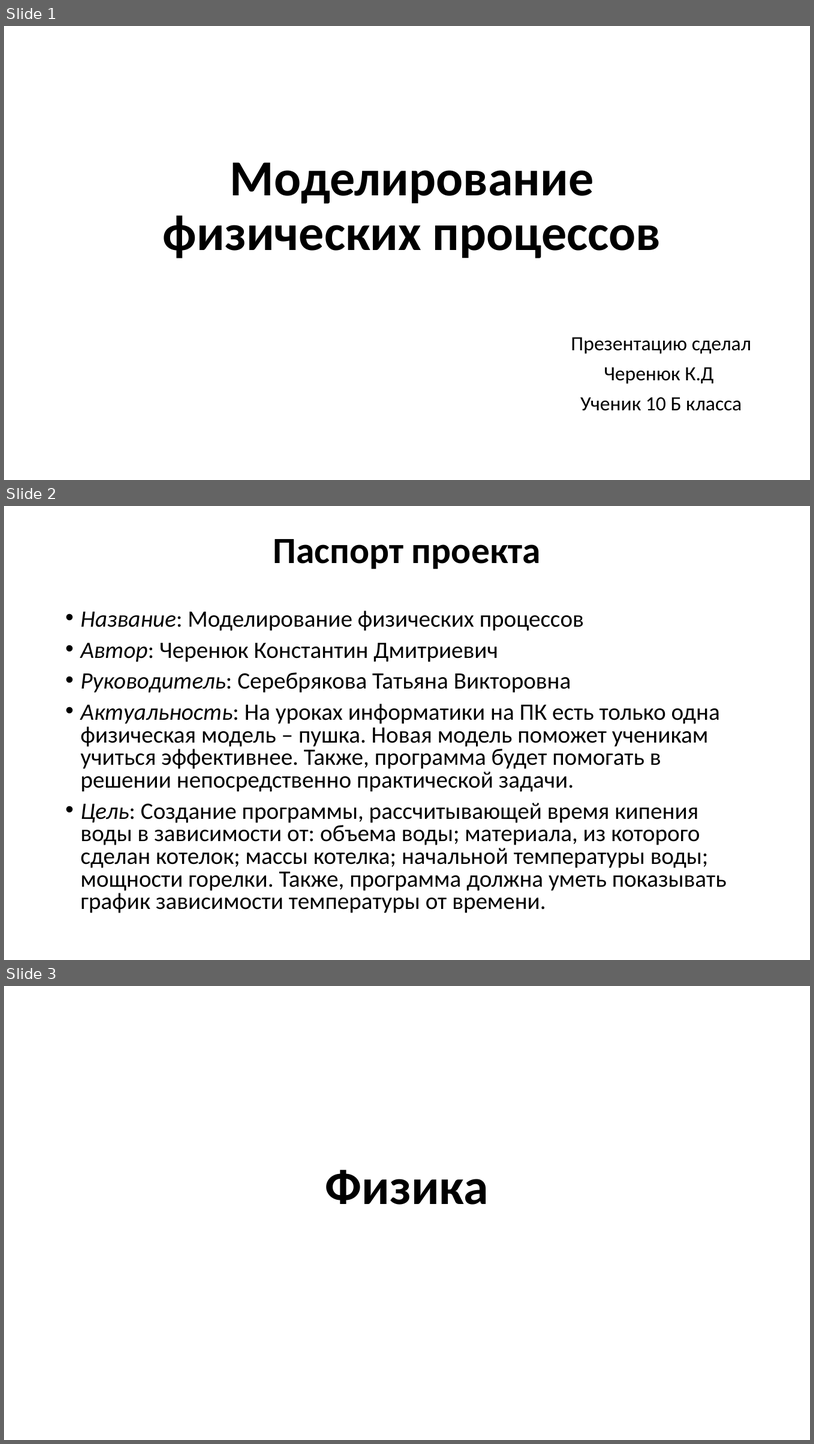
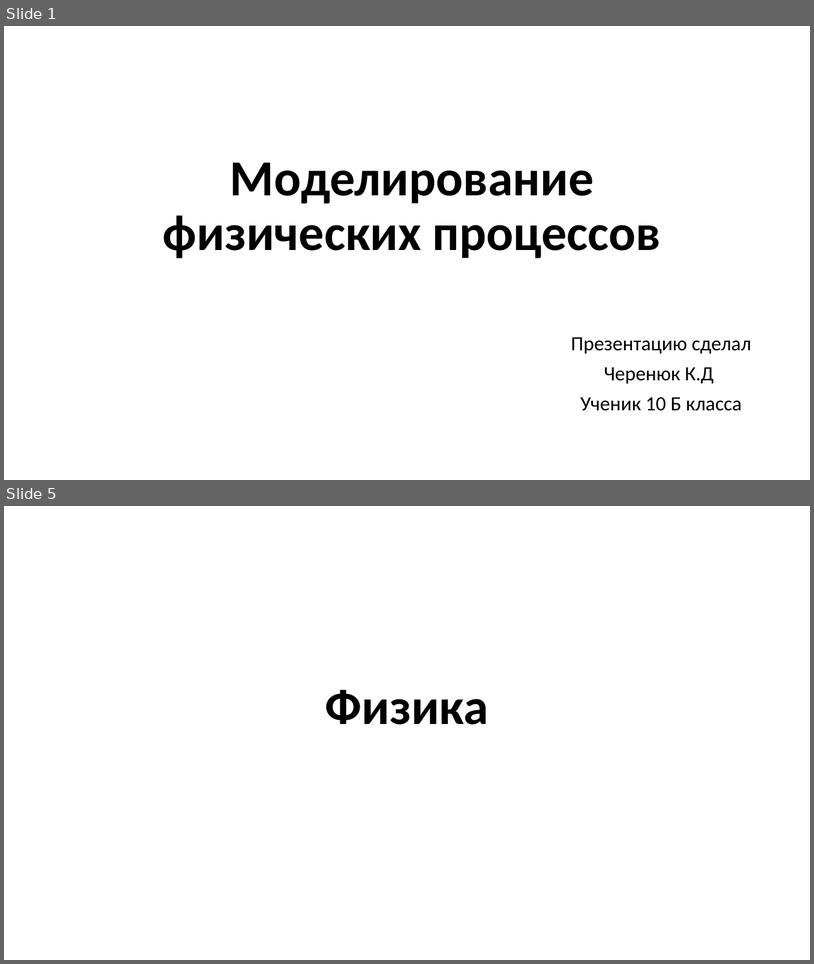
Before and after one commit to cherenuk/modeling, a slide deck: info/Моделирование.pptx. Shown one above the other, each under a label of ours: slides 1, 2 and 3 before the commit, slides 1 and 5 after it; the slides between them are not shown. The pictures are 814x1444 and 814x964 pixels, drawn with LibreOffice and Linux fonts; fonts in the diff are those of the drawing; background and template pictures are left out. Boxes give left, top, right and bottom in pixels: in the first picture for what was removed or moved away, otherwise in the second. Text is boxed around its words. In the diff, an @@ line names an element or a change of style, - is before the commit and + after.

```diff
--- a/info/Моделирование.pptx
+++ b/info/Моделирование.pptx
@@ slide 2 removed at [4,506,810,960], background picture (left out) @@
@@ title removed at [273,539,541,569] @@
-Паспорт проекта
@@ text removed at [81,610,727,913] @@
-• Название: Моделирование физических процессов
-• Автор: Черенюк Константин Дмитриевич
-• Руководитель: Серебрякова Татьяна Викторовна
-• Актуальность: На уроках информатики на ПК есть только одна физическая модель – пушка. Новая модель поможет ученикам учиться эффективнее. Также, программа будет помогать в решении непосредственно практической задачи.
-• Цель: Создание программы, рассчитывающей время кипения воды в зависимости от: объема воды; материала, из которого сделан котелок; массы котелка; начальной температуры воды; мощности горелки. Также, программа должна уметь показывать график зависимости температуры от времени.
@@ what was slide 3 is now slide 5 @@
```
Also in this commit, not shown: 7 slides added, 1 other slide removed.
